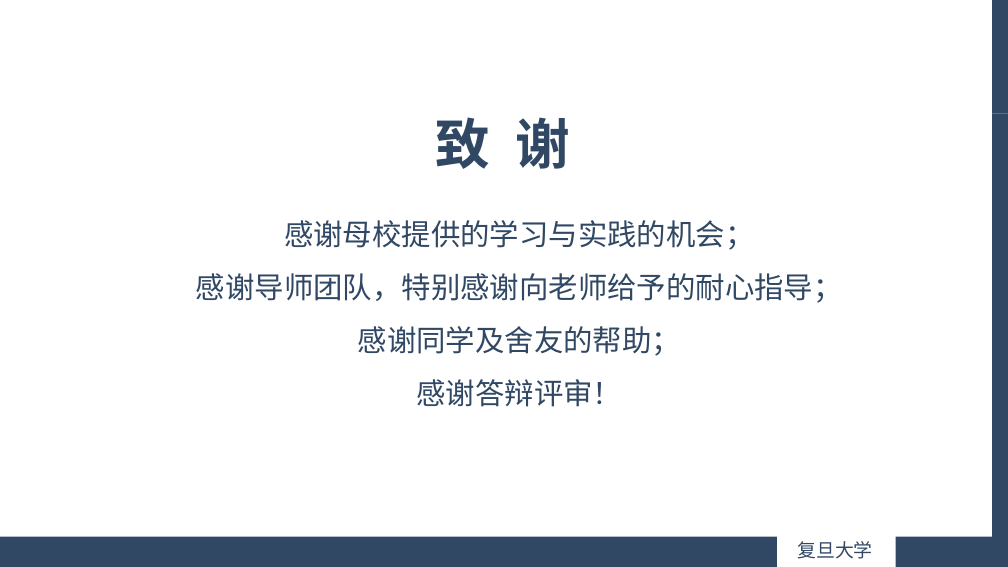
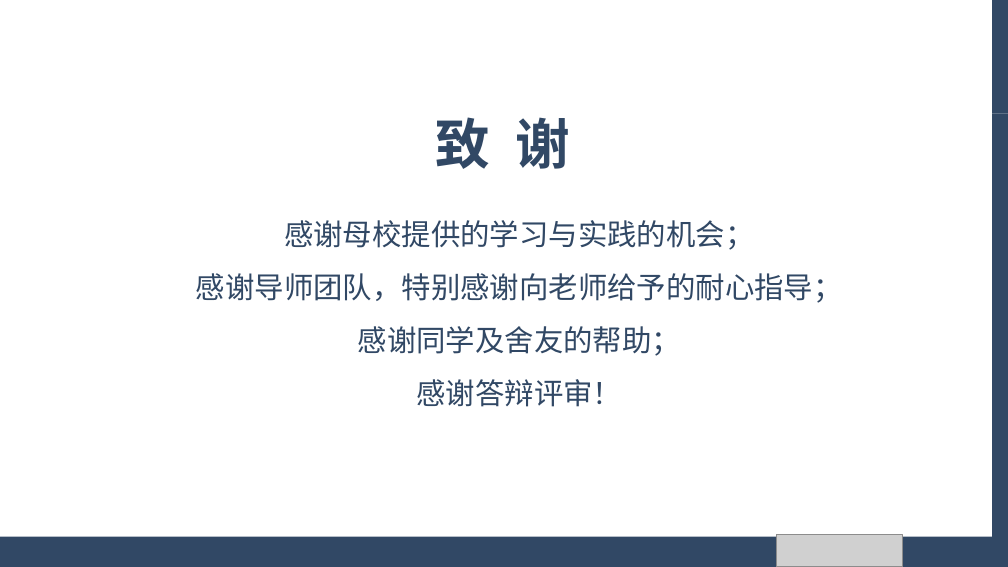
Before and after one commit to cx29/JavaWebSpace, a slide deck: slide 13 of demo/resources/报告/毕业论文答辩.pptx. Drawn at 1008x567 pixels with LibreOffice and Linux fonts; fonts in the diff are those of the drawing; grey boxes stand for pictures. Boxes give left, top, right and bottom in pixels: in the first picture for what was removed or moved away, otherwise in the second. Text is boxed around its words. In the diff, an @@ line names an element or a change of style, - is before the commit and + after.

```diff
--- a/demo/resources/报告/毕业论文答辩.pptx
+++ b/demo/resources/报告/毕业论文答辩.pptx
@@ picture added at (776, 535, 902, 567) @@
@@ text removed at (797, 541, 872, 559) @@
-复旦大学
```
Also in this commit, not shown: 9 other slides changed, 1 other file.
